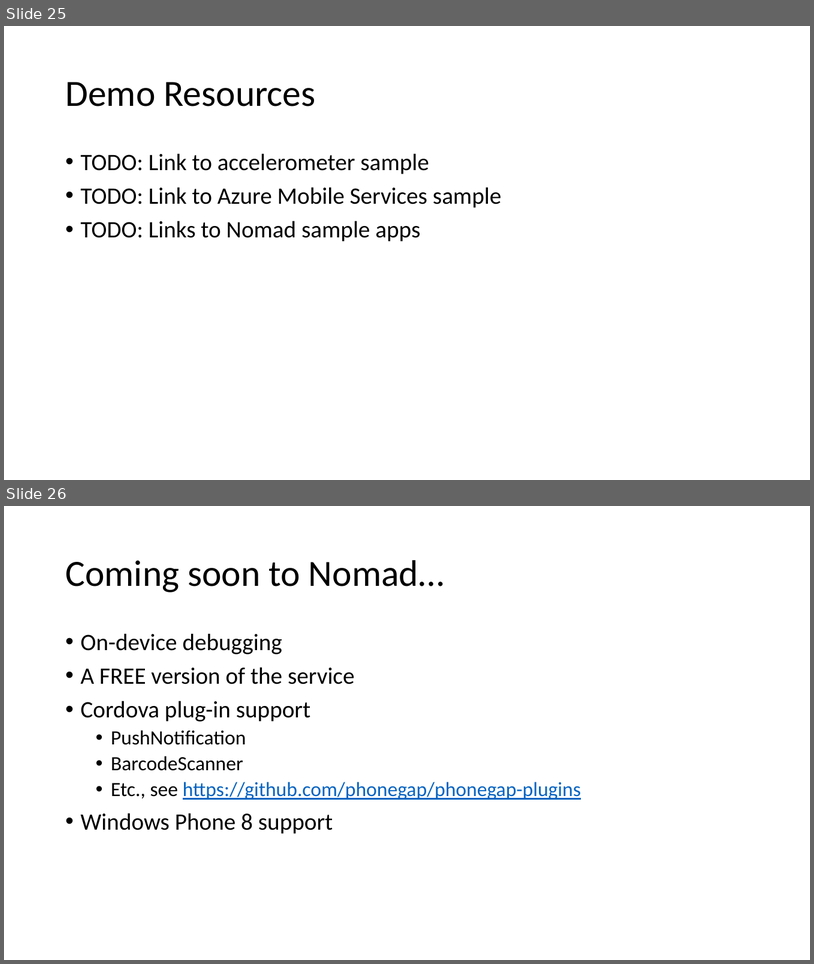
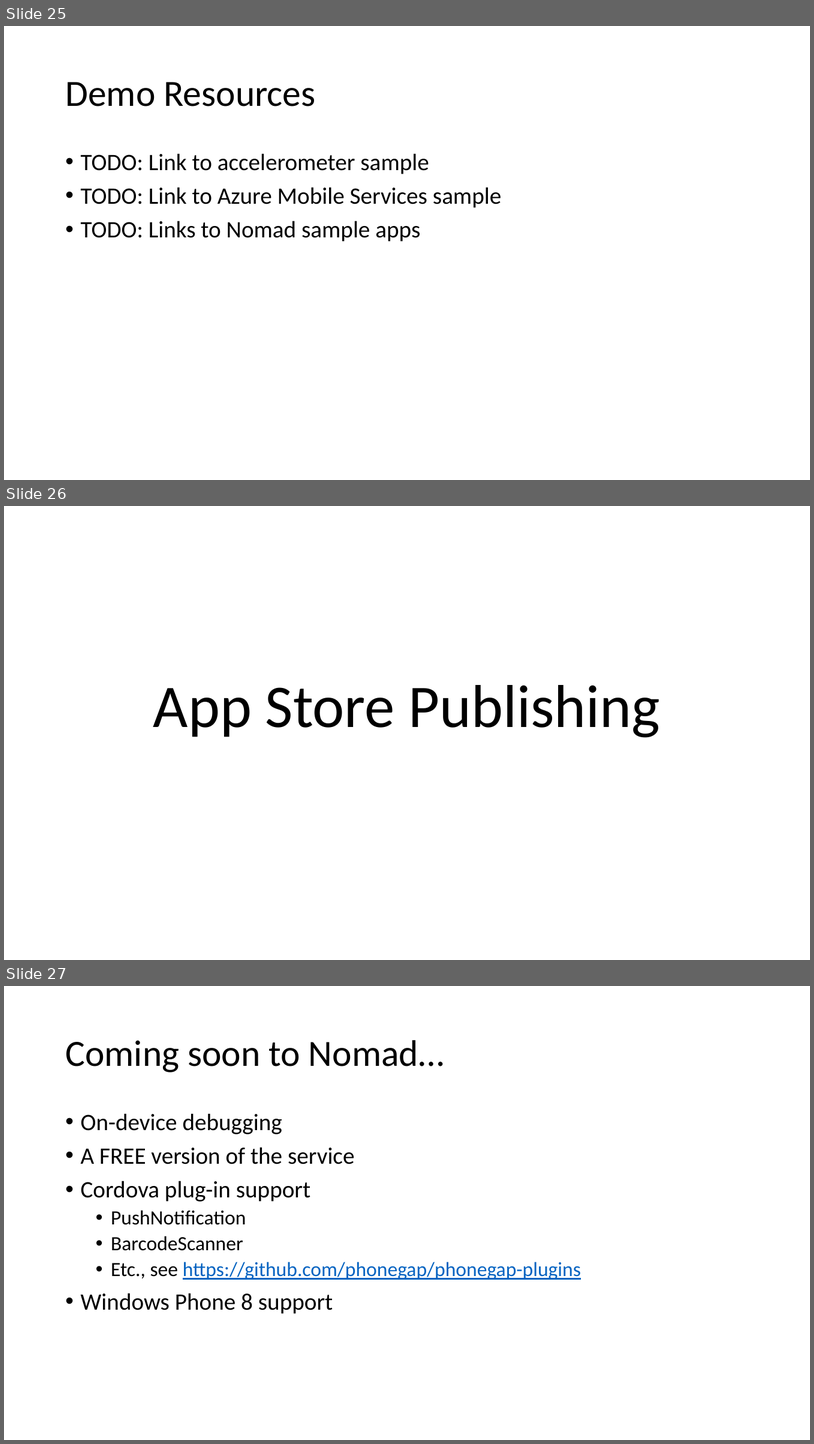
Before and after one commit to bartread/rg-demos, a slide deck: Talks/Cross-Platform Mobile Development in Visual Studio.pptx. Shown one above the other, each under a label of ours: slides 25 and 26 before the commit, slides 25, 26 and 27 after it. The pictures are 814x964 and 814x1444 pixels, drawn with LibreOffice and Linux fonts; fonts in the diff are those of the drawing. Boxes give left, top, right and bottom in pixels: in the first picture for what was removed or moved away, otherwise in the second. Text is boxed around its words. In the diff, an @@ line names an element or a change of style, - is before the commit and + after.

```diff
--- a/Talks/Cross-Platform Mobile Development in Visual Studio.pptx
+++ b/Talks/Cross-Platform Mobile Development in Visual Studio.pptx
@@ slide 26 added at bbox=[4, 506, 810, 960], background #FFFFFF @@
@@ title added at bbox=[153, 685, 661, 738], 72 pt, text #000000 @@
+App Store Publishing
@@ what was slide 26 is now slide 27 @@
```
